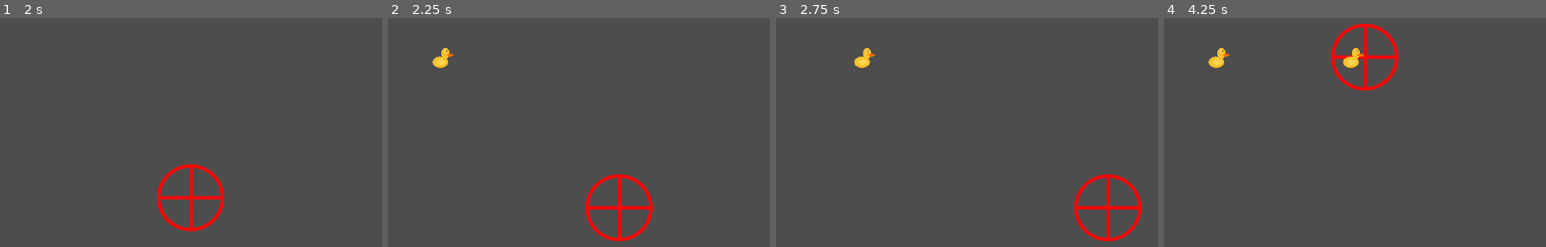
Above: before the commit, frames 1-4 (left to right).
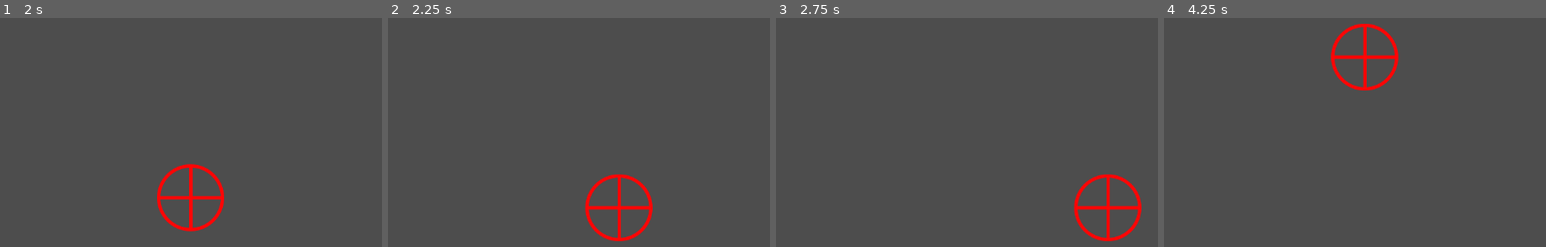
Above: after the commit, the same moments.

Repository: grong0/duck-shooter
Game: Godot game, scene res://main.tscn
The game is run twice, just before and just after one commit, with the same random seed, the same clock (stepped at 60 frames per second) and the same inputs.
Inputs:
- Up to frame 1 (2 s): tap Enter at 0.5 s; hold Right (move_right) 0.53-1.28 s; tap X (fire) at 0.6, 1.35 s; hold Down (move_down) from 1.28 s (still down)
- Up to frame 2 (2.25 s): release Down (move_down) at 2.03 s; hold Right (move_right) from 2.03 s (still down); tap X (fire) at 2.1 s
- Up to frame 3 (2.75 s): keep holding Right (move_right)
- Up to frame 4 (4.25 s): release Right (move_right) at 2.78 s; hold Up (move_up) 2.78-3.53 s; tap X (fire) at 2.85, 3.6 s; hold Left (move_left) from 3.53 s (still down)

Frame 1 is identical in both runs. In frame 2, 0.3% of the frame differs, in the area x 11-18%, y 13-22%; in frame 3, 0.3%; in frame 4, 0.5%, in the area x 11-53%, y 13-22%.

Commit message:
Finished DuckPond

Diff:
--- a/main.tscn
+++ b/main.tscn
@@ -1,9 +1,10 @@
-[gd_scene load_steps=6 format=3 uid="uid://xvebs21hcrll"]
+[gd_scene load_steps=7 format=3 uid="uid://xvebs21hcrll"]
 
 [ext_resource type="Script" path="res://scripts/main.gd" id="1_i3mlt"]
 [ext_resource type="Script" path="res://scripts/duckSpawner.gd" id="2_1ehqp"]
 [ext_resource type="Script" path="res://scripts/crosshair.gd" id="2_8mnb8"]
 [ext_resource type="Texture2D" uid="uid://d2gmkm0057w5s" path="res://sprites/crosshair.png" id="3_rstsx"]
+[ext_resource type="Script" path="res://scripts/duckPool.gd" id="4_etmwp"]
 
 [sub_resource type="CircleShape2D" id="CircleShape2D_df7ny"]
 
@@ -24,5 +25,23 @@
 scale = Vector2(5, 5)
 shape = SubResource("CircleShape2D_df7ny")
 
-[node name="DuckSpawner" type="Node2D" parent="."]
+[node name="DuckPool" type="Node2D" parent="."]
+script = ExtResource("4_etmwp")
+
+[node name="DuckSpawner" type="Node2D" parent="DuckPool"]
+position = Vector2(-586, 2)
 script = ExtResource("2_1ehqp")
+
+[node name="DuckSpawner2" type="Node2D" parent="DuckPool"]
+position = Vector2(-586, 209)
+script = ExtResource("2_1ehqp")
+
+[node name="DuckSpawner3" type="Node2D" parent="DuckPool"]
+position = Vector2(598, 95)
+script = ExtResource("2_1ehqp")
+direction = -1
+
+[node name="DuckSpawner4" type="Node2D" parent="DuckPool"]
+position = Vector2(593, 307)
+script = ExtResource("2_1ehqp")
+direction = -1
--- a/scripts/duck.gd
+++ b/scripts/duck.gd
@@ -9,7 +9,7 @@
 }
 
 static var duckDictionary: Dictionary = {
-	DuckType.Yellow : {"speed":1, "points":10,  "sprite":"YellowDuck"},
+	DuckType.Yellow : {"speed":6, "points":10,  "sprite":"YellowDuck"},
 	DuckType.Green :  {"speed":2, "points":20,  "sprite":"GreenDuck"},
 	DuckType.Pink :   {"speed":4, "points":40,  "sprite":"PinkDuck"},
 	DuckType.Golden : {"speed":4, "points":100, "sprite":"GoldenDuck"}
@@ -18,15 +18,16 @@
 static var my_scene: PackedScene
 const SPEED = 100.0
 
+static var globalSpeedMult: float = 1;
 var speed_mult: float
 var direction: int
 var points: int
 
-static func Duck(duckType: DuckType, direction := 1) -> Duck:
+static func Duck(duckType: DuckType, duck_direction := 1) -> Duck:
 	if(my_scene == null):
 		my_scene = load("res://duck.tscn")
 	var new_duck: Duck = my_scene.instantiate()
-	new_duck.direction = direction
+	new_duck.direction = duck_direction
 	new_duck.speed_mult = duckDictionary[duckType]["speed"]
 	new_duck.points = duckDictionary[duckType]["points"]
 	var sprite: Sprite2D = new_duck.get_child(0)
@@ -34,4 +35,4 @@
 	return new_duck
 
 func _process(delta):
-	position.x += delta * SPEED * direction * speed_mult
+	position.x += delta * SPEED * direction * speed_mult * globalSpeedMult
--- /dev/null
+++ b/scripts/duckPool.gd
@@ -0,0 +1,40 @@
+class_name DuckPool
+extends Node2D
+
+var pool: Array
+
+var pools = [
+	[45, 10, 5, 0],
+	[56, 24, 12, 2]
+]
+
+var spawnDelay = 2
+var roundTimer: float = 0;
+var running = false;
+var duckSpawnerIndex;
+
+func fillPool(round: int):
+	for i in range(0, 4):
+		for j in range(0, pools[round][i]):
+			pool.append(i)
+
+func getDuck():
+	var index = randi() % pool.size()
+	return pool.pop_at(index)
+
+func startRound(round: int):
+	running = true;
+	Duck.globalSpeedMult = 1 * pow(1.2, round);
+	fillPool(round);
+	roundTimer = 0
+	spawnDelay = 2 / pow(pow(1.2, round), 2)
+	duckSpawnerIndex = 0;
+
+func process(delta):
+	if(running):
+		roundTimer += delta
+		while(roundTimer <= spawnDelay / 4):
+			duckSpawnerIndex += 1
+			duckSpawnerIndex %= 4
+			(get_child(duckSpawnerIndex) as DuckSpawner).spawn_duck(getDuck())
+			roundTimer -= spawnDelay
--- a/scripts/duckSpawner.gd
+++ b/scripts/duckSpawner.gd
@@ -1,15 +1,10 @@
+class_name DuckSpawner
 extends Node2D
 
-const spawnInterval = 2
+const spawnInterval = 2/6.0
 
-var direction = 1
+@export var direction = 1
 var spawnTimer := 0.0
-
-func _process(delta):
-	spawnTimer += delta
-	if(spawnTimer > spawnInterval):
-		spawn_duck(Duck.DuckType.Yellow);
-		spawnTimer -= spawnInterval;
 
 func spawn_duck(duckType: Duck.DuckType):
 	var duck = Duck.Duck(duckType, direction)
Not shown: 1 places in duck.tscn that only renumber resources
